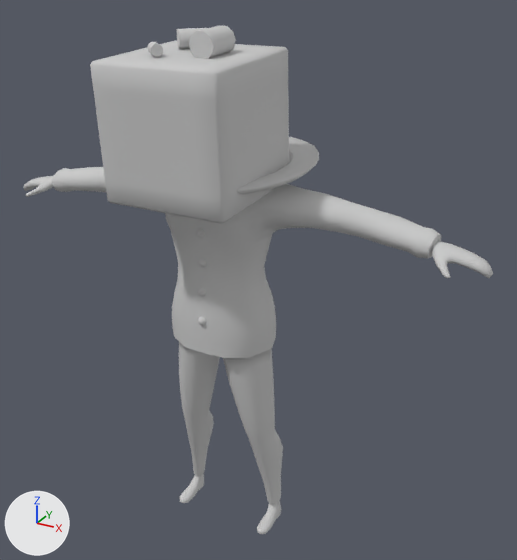
The FBX model Assets/Animation/Dubu/Walk_B.FBX as it was, and as the next commit left it.
The view is the same before and after, from a 50 mm lens placed at (1.075, -1.715, 1.757), pointed at (0.09, 0.077, 0.861). Every picture has the same lights, and +X, +Y and +Z are marked at lower left.

Objects in the first picture: 'CH_Tofu', 'Tofu'.
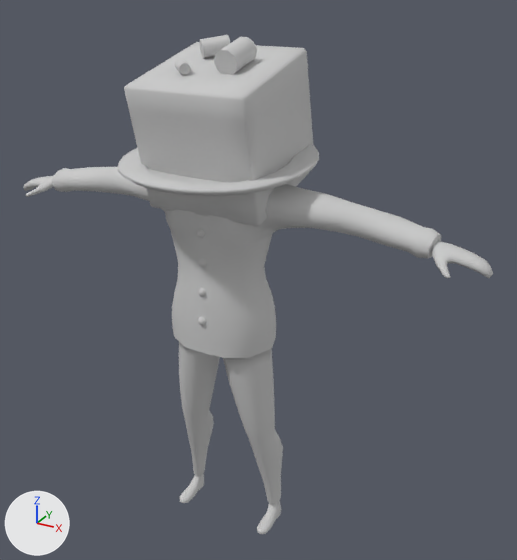
The newer file is also turned or shifted as a whole; pictures and numbers use the older file's frame.

Changed parts and their boxes [x1, y1, x2, y2] in the pictures (517 x 560 px):
```json
{"object": "Tofu", "change": "moved, turned", "before": [90, 25, 289, 224], "after": [124, 35, 315, 226]}
```

Scene script edits in JSON lines:
```json
{"op": "set", "path": "ob_tofu.location", "old": "(0.0, -0.104, 1.39)", "new": "(0.0, 0.042, 1.351)"}
{"op": "set", "path": "ob_tofu.rotation_euler", "old": "(1.571, -1.551, 1.571)", "new": "(-1.571, -1.416, -1.571)", "note": "degrees (90, -89, 90) -> degrees (-90, -81, -90)"}
```
